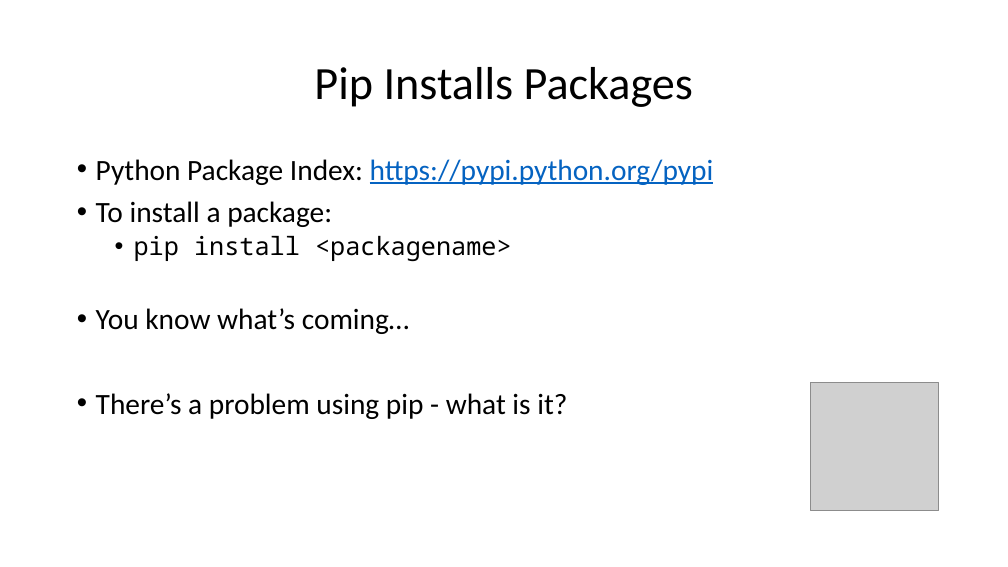
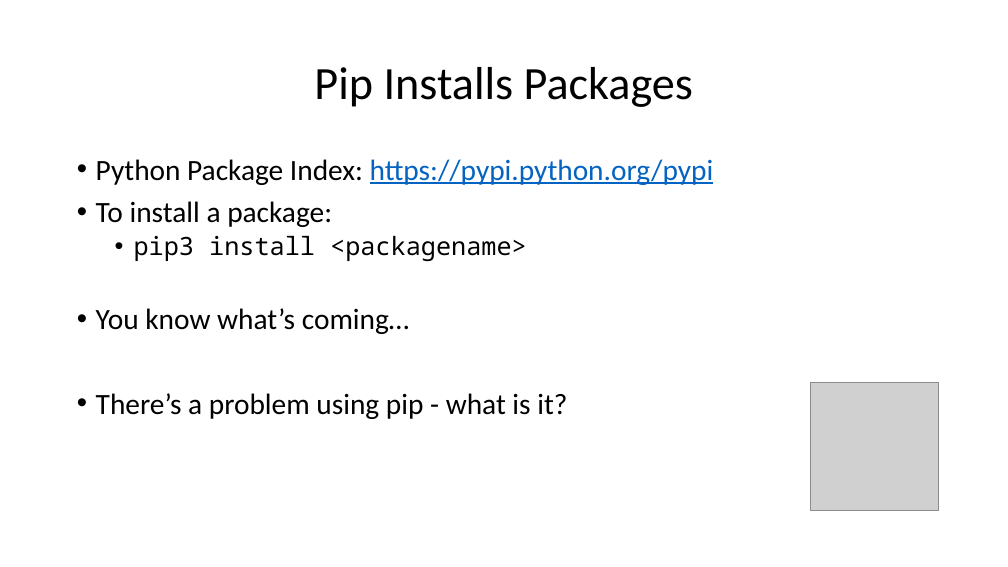
Before and after one commit to wilkotom/python_examples, a slide deck: slide 4 of Python Level 2/Lesson 6/Session 6.pptx. Drawn at 1008x567 pixels with LibreOffice and Linux fonts; fonts in the diff are those of the drawing; grey boxes stand for pictures. Boxes give left, top, right and bottom in pixels: in the first picture for what was removed or moved away, otherwise in the second. Text is boxed around its words. In the diff, an @@ line names an element or a change of style, - is before the commit and + after.

```diff
--- a/Python Level 2/Lesson 6/Session 6.pptx
+++ b/Python Level 2/Lesson 6/Session 6.pptx
@@ text at (134, 236, 527, 261): text changed @@
-  • pip install <packagename>
+  • pip3 install <packagename>
```
Also in this commit, not shown: 7 other slides changed.
